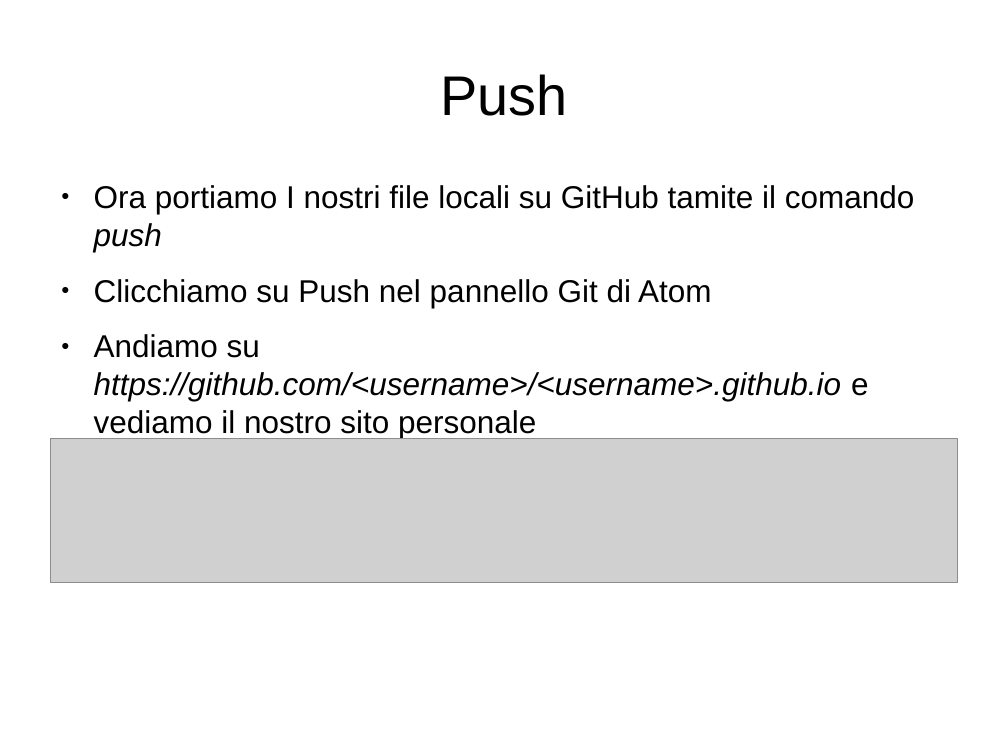
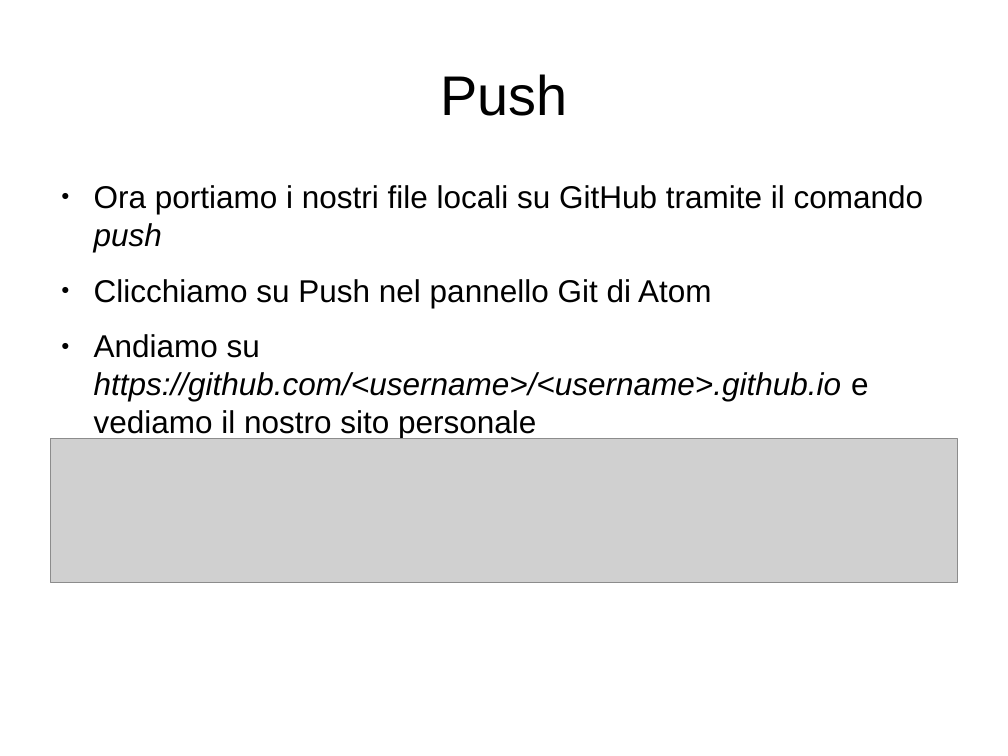
Before and after one commit to lucamariani/corso_diapositive, a slide deck: slide 13 of personal_page.odp. Drawn at 1008x756 pixels with LibreOffice and Linux fonts; fonts in the diff are those of the drawing; grey boxes stand for pictures. Boxes give left, top, right and bottom in pixels: in the first picture for what was removed or moved away, otherwise in the second. Text is boxed around its words. In the diff, an @@ line names an element or a change of style, - is before the commit and + after.

```diff
--- a/personal_page.odp
+++ b/personal_page.odp
@@ text at <box>94,185,924,252</box>: text changed @@
-● Ora portiamo I nostri file locali su GitHub tamite il comando push
+● Ora portiamo i nostri file locali su GitHub tramite il comando push
```
Also in this commit, not shown: 10 other slides changed.
